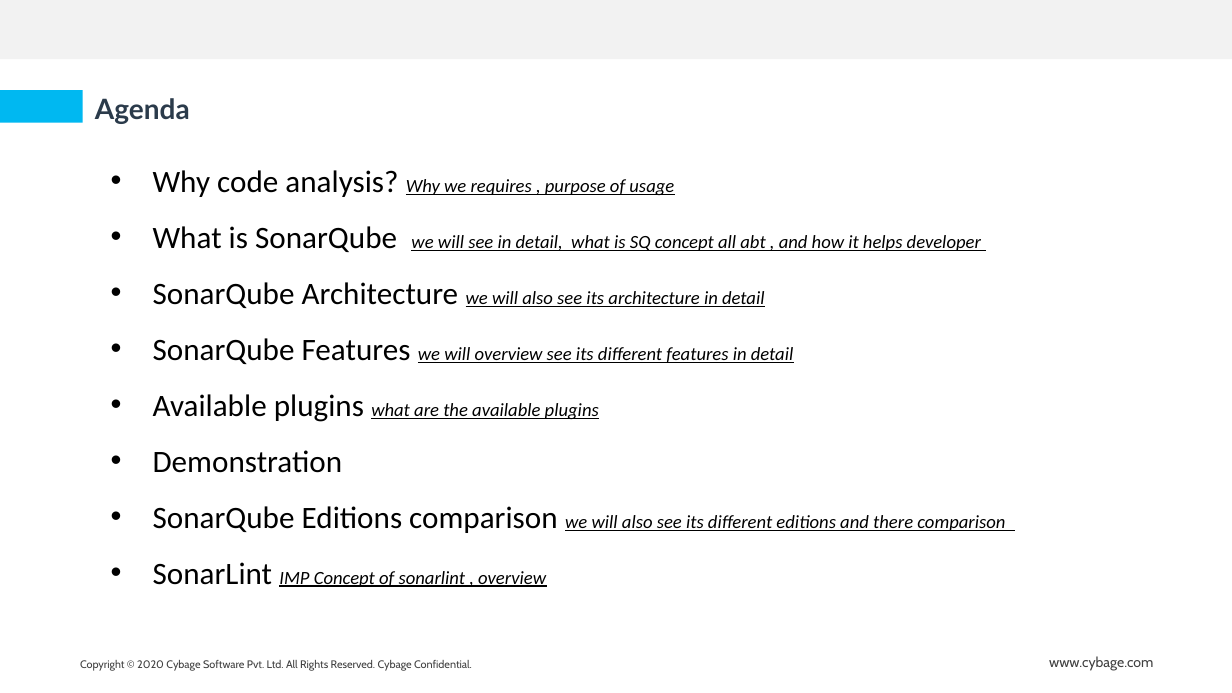
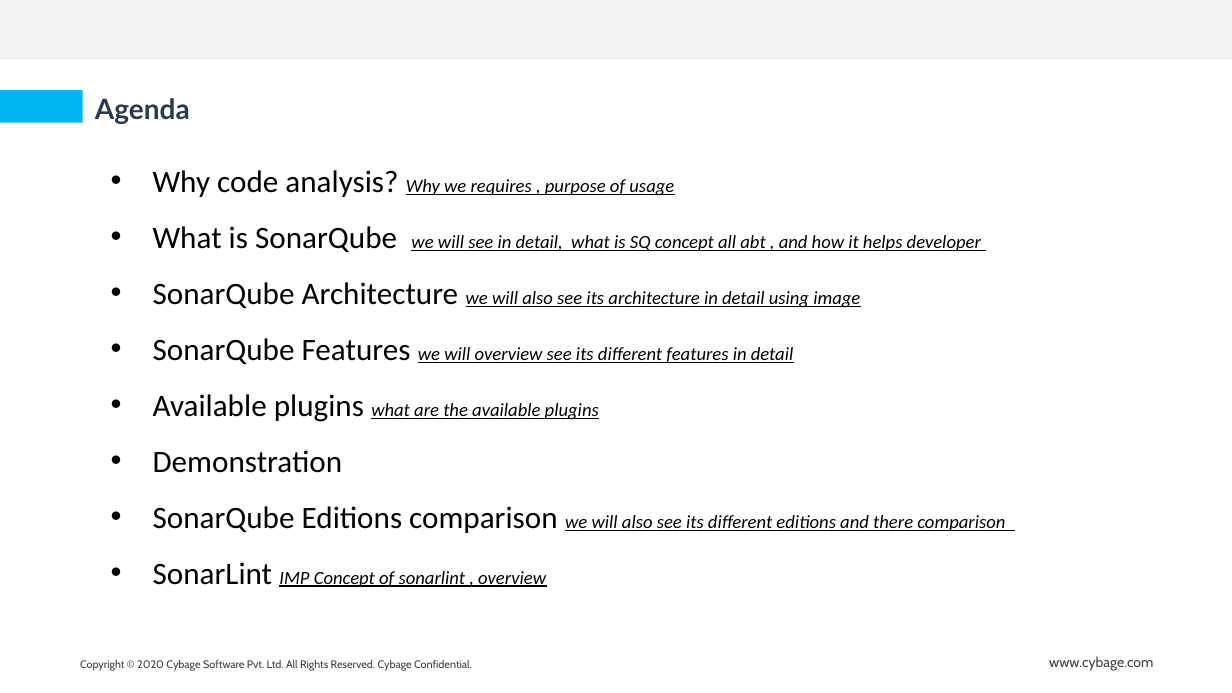
Before and after one commit to abcruturaj/Snyk_Docx, a slide deck: slide 2 of SonarQube.pptx. Drawn at 1232x693 pixels with LibreOffice and Linux fonts; fonts in the diff are those of the drawing; background and template pictures are left out. Boxes give left, top, right and bottom in pixels: in the first picture for what was removed or moved away, otherwise in the second. Text is boxed around its words. In the diff, an @@ line names an element or a change of style, - is before the commit and + after.

```diff
--- a/SonarQube.pptx
+++ b/SonarQube.pptx
@@ text at (x1=153, y1=282, x2=860, y2=308): text changed @@
-• SonarQube Architecture we will also see its architecture in detail
+• SonarQube Architecture we will also see its architecture in detail using image
```
Also in this commit, not shown: 6 other slides changed, 6 slides added, 1 slide removed, 2 other files.
